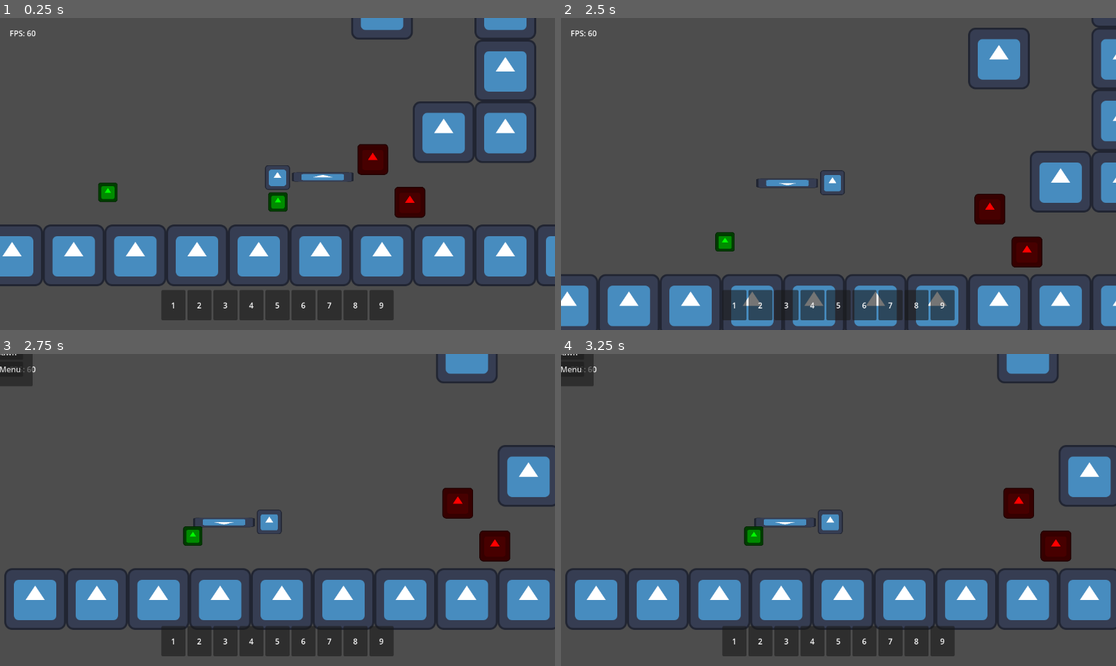
Above: before the commit, frames 1-4 (two rows, left to right).
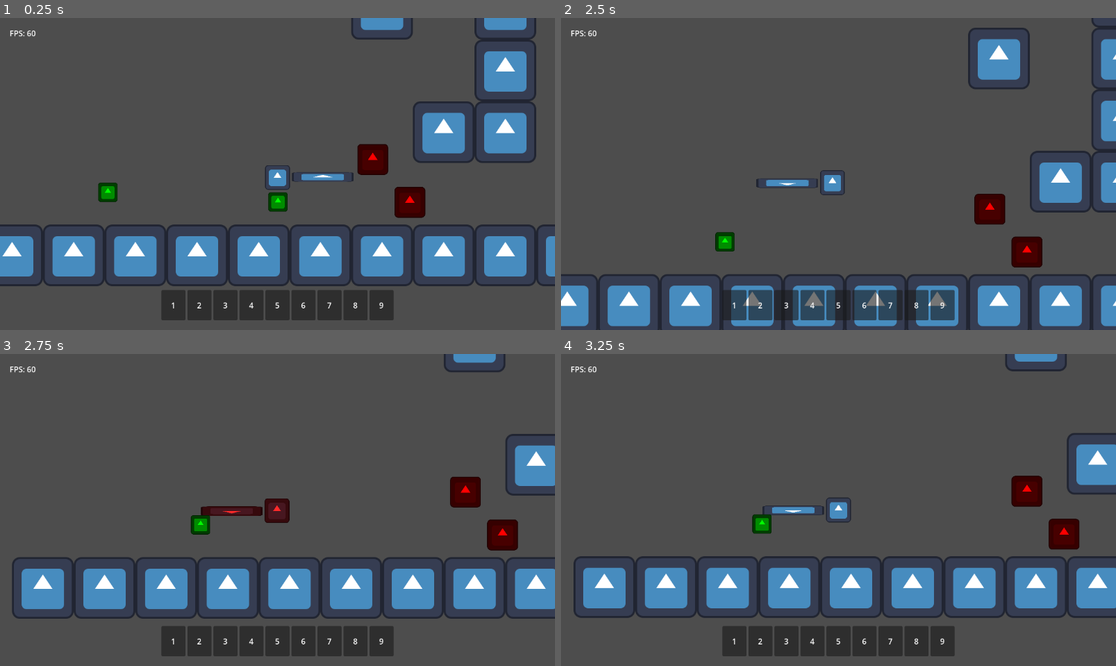
Above: after the commit, the same moments.

Repository: TheHumanMRP/RPG-Life-Tracker
Game: Godot game, scene res://Folders/Systems/Main/Scenes/main_scene.tscn
Two runs of this game, one before a commit and one after it. Both use one fixed random seed, a clock stepped at 60 frames per second and the inputs below. The engine's default icon, where the game draws it, is replaced by a stand-in: a white triangle on a blue panel in a dark square.
Inputs (mouse positions are in pixels of both pictures, inside the frame that each line leads up to):
- Up to frame 1 (0.25 s): no input
- Up to frame 2 (2.5 s): move the mouse to (866, 174) at 0.52 s; hold D (move_right) 0.53-2.03 s; tap T (add_test_sword) at 0.6, 1.35, 2.3 s; click (866, 174) at 0.67 s; tap Space (jump) at 0.77, 1.52 s; move the mouse to (810, 174) at 1.27 s; move the mouse to (849, 167) at 2.02 s; hold A (move_left) from 2.03 s (still down); tap E (attack) at 2.1 s
- Up to frame 3 (2.75 s): keep holding A (move_left)
- Up to frame 4 (3.25 s): release A (move_left) at 2.75 s; drag from (810, 572) to (672, 463) at 2.77 s

Frames 1-2 are identical in both runs. In frame 3, 17% of the frame differs, in the area x 0-100%, y 0-89%; in frame 4, 17%.
Error before the commit: Invalid access to property or key 'inventory_component' on a base object of type 'Resource (SaveData)'. (res://Folders/Systems/Globals/global.gd:38)
Error after the commit: Invalid access to property or key 'inventory_component' on a base object of type 'Resource (SaveData)'. (res://Folders/Systems/Globals/global.gd:48)

Commit message:
Auto commit at 2026-08-09 19:32:31

Diff:
--- a/Folders/Systems/Globals/global.gd
+++ b/Folders/Systems/Globals/global.gd
@@ -33,9 +33,8 @@
 # LIFECYCLE
 # ============================================================================
 
-func _process(delta: float) -> void:
-	if Input.is_action_just_pressed("add_test_sword"):
-		save_data.inventory_component.add_test_sword()
+func _set_game_state_settings() -> void:
+
 
 	if current_game_state == GAME_STATES.Playing:
 		Input.mouse_mode = Input.MOUSE_MODE_CAPTURED
@@ -44,5 +43,9 @@
 		Input.mouse_mode = Input.MOUSE_MODE_VISIBLE
 		get_tree().paused = true
 
+func _process(delta: float) -> void:
+	if Input.is_action_just_pressed("add_test_sword"):
+		save_data.inventory_component.add_test_sword()
+
 func _ready() -> void:
 	test()
--- a/Folders/Systems/Main/Scenes/main_scene.tscn
+++ b/Folders/Systems/Main/Scenes/main_scene.tscn
@@ -3,7 +3,6 @@
 [ext_resource type="PackedScene" uid="uid://dqf5jume5kohl" path="res://Folders/Systems/Level_Building_Blocks/Scenes/level.tscn" id="2_e7ifm"]
 [ext_resource type="PackedScene" uid="uid://bgbgfpngstnov" path="res://Folders/Systems/Main/Scenes/ui_layer.tscn" id="2_inmiq"]
 [ext_resource type="PackedScene" uid="uid://svisxss24oxa" path="res://Folders/Systems/Inventory_System/Scenes/inventory_ui_layer.tscn" id="3_e7ifm"]
-[ext_resource type="PackedScene" uid="uid://ck6amdbdbjx14" path="res://Folders/Systems/UIMenus/death_menu.tscn" id="4_33not"]
 
 [node name="MainScene" type="Node2D" unique_id=928742535]
 
@@ -11,10 +10,4 @@
 
 [node name="UILayer" parent="." unique_id=1819027134 instance=ExtResource("2_inmiq")]
 
-[node name="DeathMenu" parent="UILayer" unique_id=1087901046 instance=ExtResource("4_33not")]
-offset_left = -644.0
-offset_top = -390.5
-offset_right = -508.0
-offset_bottom = -257.5
-
 [node name="Inventory_UI_Layer" parent="." unique_id=1730334149 instance=ExtResource("3_e7ifm")]
